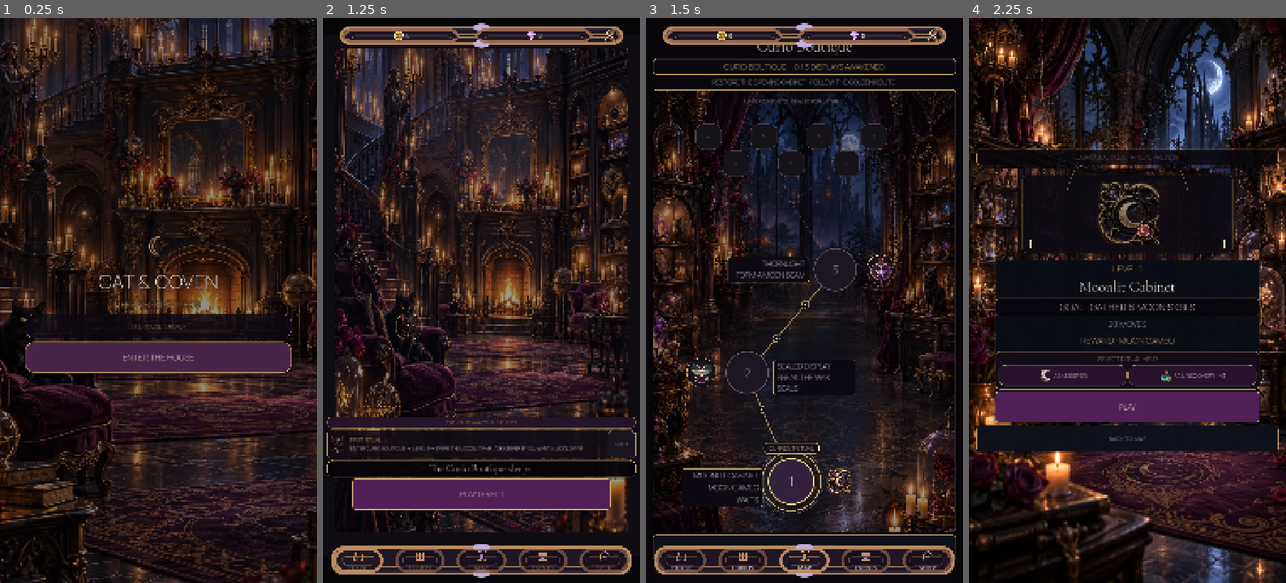
Above: before the commit, frames 1-4 (left to right).
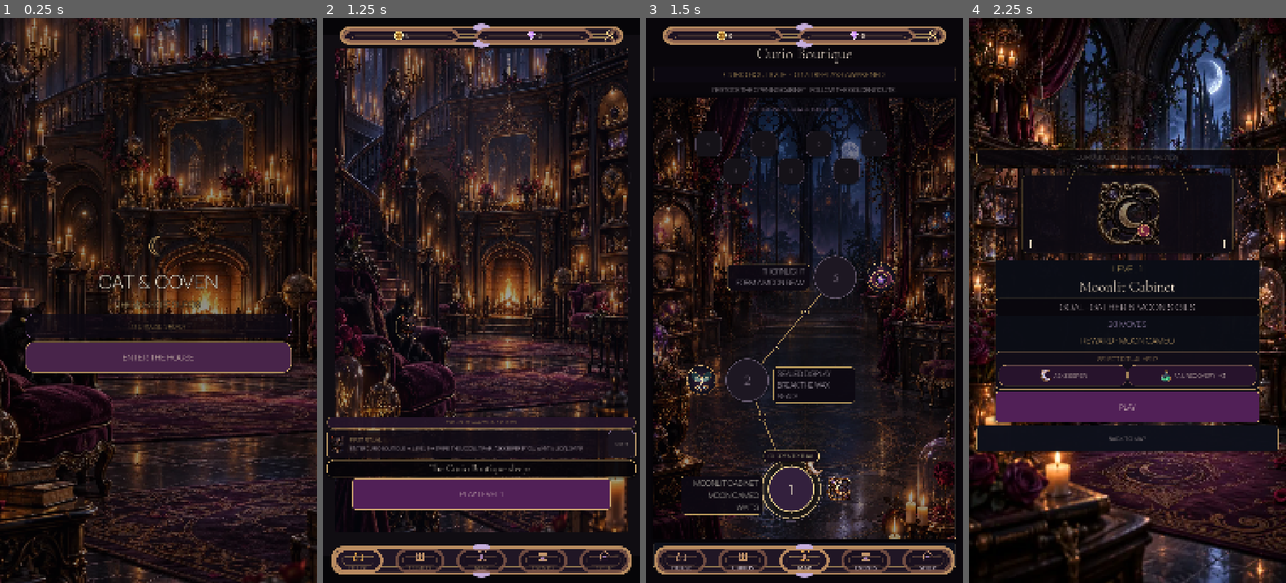
Above: after the commit, the same moments.

Repository: Jay-prodesign/akilta-match3
Game: Godot game, scene res://src/app/app_bootstrap.tscn
Same seed, same stepped clock (60 frames per second), same inputs: the game is played once before the commit and once after it.
Inputs:
- Up to frame 1 (0.25 s): no input
- Up to frame 2 (1.25 s): click "ENTER THE HOUSE" at 0.5 s
- Up to frame 3 (1.5 s): click "PLAY LEVEL 1" at 1.25 s
- Up to frame 4 (2.25 s): click "1" at 2 s

Frames 1-2 are identical in both runs. In frame 3, 22% of the frame differs, in the area x 2-98%, y 4-98%; in frame 4, nothing differs.

Commit message:
Lock Chapter Route mobile header clearance

Diff:
--- a/src/ui/map/chapter_map.gd
+++ b/src/ui/map/chapter_map.gd
@@ -85,7 +85,7 @@
 		"progress_plate": chapter_progress != null and chapter_progress.get_theme_stylebox("normal") != null and chapter_progress.get_theme_font_size("font_size") >= 26,
 		"concise_route_instruction": intro != null and intro.text.length() <= 72,
 		"route_world_dominant": route_view != null and route_view.custom_minimum_size.y >= 1400.0,
-		"resource_header_clearance": ($Layout as VBoxContainer).offset_top >= 110.0,
+		"resource_header_clearance": ($Layout as VBoxContainer).offset_top >= 170.0,
 	}
 
 
--- a/src/ui/map/chapter_map.tscn
+++ b/src/ui/map/chapter_map.tscn
@@ -82,7 +82,7 @@
 anchor_right = 1.0
 anchor_bottom = 1.0
 offset_left = 24.0
-offset_top = 120.0
+offset_top = 180.0
 offset_right = -24.0
 offset_bottom = -28.0
 theme_override_constants/separation = 10
@@ -124,7 +124,7 @@
 autowrap_mode = 2
 
 [node name="RoutePanel" type="PanelContainer" parent="Layout"]
-custom_minimum_size = Vector2(0, 1120)
+custom_minimum_size = Vector2(0, 1060)
 layout_mode = 2
 size_flags_vertical = 3
 theme_override_styles/panel = SubResource("Panel")
@@ -158,12 +158,12 @@
 [node name="FrontierFocus" type="TextureRect" parent="Layout/RoutePanel/Scroll/RouteView"]
 visible = false
 layout_mode = 0
-offset_right = 196.0
-offset_bottom = 196.0
+offset_right = 72.0
+offset_bottom = 72.0
 mouse_filter = 2
 expand_mode = 1
 stretch_mode = 5
-modulate = Color(1, 0.94, 0.78, 0.58)
+modulate = Color(1, 0.94, 0.78, 1)
 
 [node name="FrontierFocusLabel" type="Label" parent="Layout/RoutePanel/Scroll/RouteView"]
 visible = false
--- a/src/ui/map/chapter_route_view.gd
+++ b/src/ui/map/chapter_route_view.gd
@@ -106,7 +106,6 @@
 		"authored_level_slots": _level_buttons.size() == visible_route_levels and _level_labels.size() == visible_route_levels,
 		"authored_frontier_slots": _frontier_focus != null and _frontier_label != null,
 		"frontier_raster_loaded": FRONTIER_ART_PATH.ends_with(".webp") and _frontier_focus != null and _frontier_focus.texture != null,
-		"frontier_raster_focus_scale": _frontier_focus != null and _frontier_focus.size.x >= 190.0 and _frontier_focus.size.y >= 190.0,
 		"raster_relics_loaded": raster_relics_loaded,
 		"opening_label_readability": opening_labels_readable,
 		"frontier_label_readability": _frontier_label != null and _frontier_label.get_theme_font_size("font_size") >= 20 and frontier_plate is StyleBoxFlat,
@@ -172,10 +171,10 @@
 		return
 	var center: Vector2 = _centers[_frontier_level]
 	var diameter := 160.0 if _frontier_level == 1 else 148.0
-	_frontier_focus.size = Vector2(196.0, 196.0)
-	_frontier_focus.position = center - _frontier_focus.size * 0.5
-	_frontier_focus.modulate = Color(1.0, 0.94, 0.78, 0.58)
+	var icon_center := center + Vector2(diameter * 0.48, -diameter * 0.48)
+	_frontier_focus.position = icon_center - _frontier_focus.size * 0.5
 	_frontier_label.position = Vector2(center.x - _frontier_label.size.x * 0.5, center.y - diameter * 0.5 - 52.0)
+	move_child(_frontier_focus, get_child_count() - 1)
 	move_child(_frontier_label, get_child_count() - 1)
 
 func _tooltip_for(level_number: int) -> String:
--- a/tests/unit/test_chapter_route_authored_screen.gd
+++ b/tests/unit/test_chapter_route_authored_screen.gd
@@ -48,7 +48,6 @@
 	_expect(bool(contract.get("authored_level_slots", false)), "S03 must author all visible route level and label slots")
 	_expect(bool(contract.get("authored_frontier_slots", false)), "S03 frontier focus and label slots must be authored")
 	_expect(bool(contract.get("frontier_raster_loaded", false)), "S03 frontier marker must use production raster art")
-	_expect(bool(contract.get("frontier_raster_focus_scale", false)), "S03 current ritual must use the authored raster sigil as a large integrated focus halo")
 	_expect(bool(contract.get("raster_relics_loaded", false)), "S03 opening relic identity art must use production raster assets")
 	_expect(bool(contract.get("opening_label_readability", false)), "S03 opening ritual captions must retain readable authored plates")
 	_expect(bool(contract.get("frontier_label_readability", false)), "S03 CURRENT RITUAL label must retain readable authored plate")
